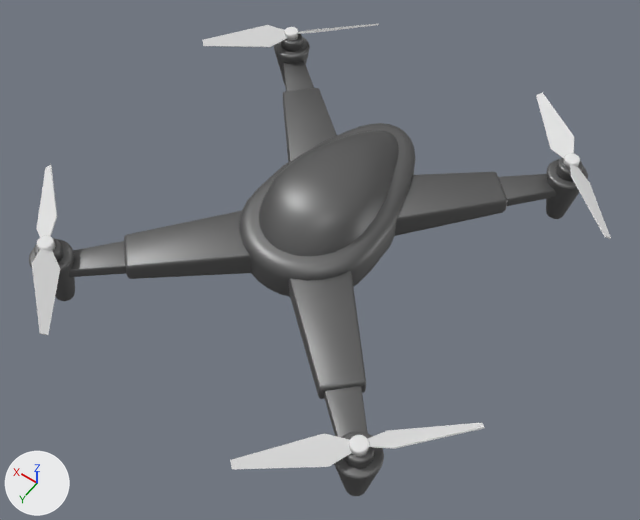
Before and after pictures for a commit that changed the glTF model Assets/Section1/models/worker_drone.gltf.
Both versions are drawn from a camera (50 mm lens) standing at (-2.29, 3.09, 4.63) and looking at (-0.12, 0.05, -0.16). The axes (+X, +Y, +Z) are drawn at lower left. The lights are the same throughout. Where no turn or scale is listed for an object, it has been applied to the vertices.

The first picture shows 'arm_front_left', 'arm_front_right', 'arm_rear_left', 'arm_rear_right', 'body', 'propeller_front_left', 'propeller_front_right', 'propeller_rear_left', 'propeller_rear_right'.
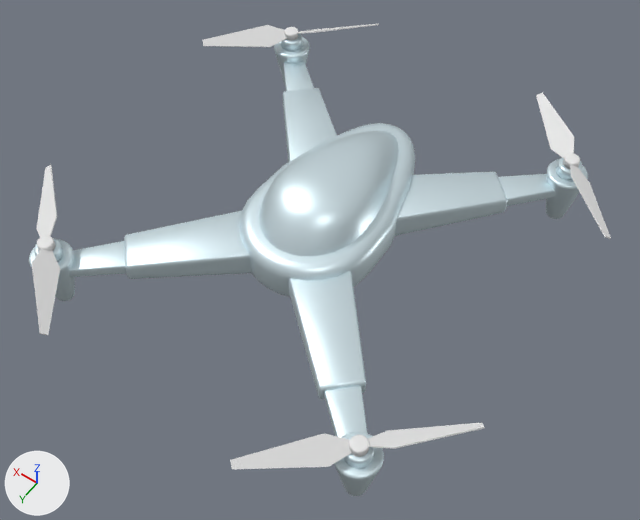
Pixel boxes (x1, y1, x2, y2) of what changed, in the pictures (640 x 520 px):
'body', recoloured (grey to white)
    both: (239, 123, 416, 297)
'arm_front_left', recoloured (grey to white)
    both: (289, 271, 384, 496)
'arm_front_right', recoloured (grey to white)
    both: (29, 211, 251, 301)
'arm_rear_left', recoloured (grey to white)
    both: (395, 158, 588, 236)
'arm_rear_right', recoloured (grey to white)
    both: (274, 34, 337, 162)

Edits to the bpy script that builds the scene:
```text
Change mat_material:
    mat_material.base_color: (0.191, 0.191, 0.191) -> (0.793, 0.942, 1.0)  # grey #797979 -> white #e6f8ff
Change mat_material_003:
    mat_material_003.base_color: (0.191, 0.191, 0.191) -> (0.793, 0.942, 1.0)  # grey #797979 -> white #e6f8ff
Change mat_material_002:
    mat_material_002.base_color: (0.191, 0.191, 0.191) -> (0.793, 0.942, 1.0)  # grey #797979 -> white #e6f8ff
Change mat_material_004:
    mat_material_004.base_color: (0.191, 0.191, 0.191) -> (0.793, 0.942, 1.0)  # grey #797979 -> white #e6f8ff
Change mat_material_001:
    mat_material_001.base_color: (0.191, 0.191, 0.191) -> (0.793, 0.942, 1.0)  # grey #797979 -> white #e6f8ff
Change mat_material_005:
    mat_material_005.base_color: (0.8, 0.8, 0.8) -> (0.144, 0.647, 0.8)  # white #e7e7e7 -> cyan #6ad2e7
    mat_material_005.metallic: 0.0 -> 1.0
```
